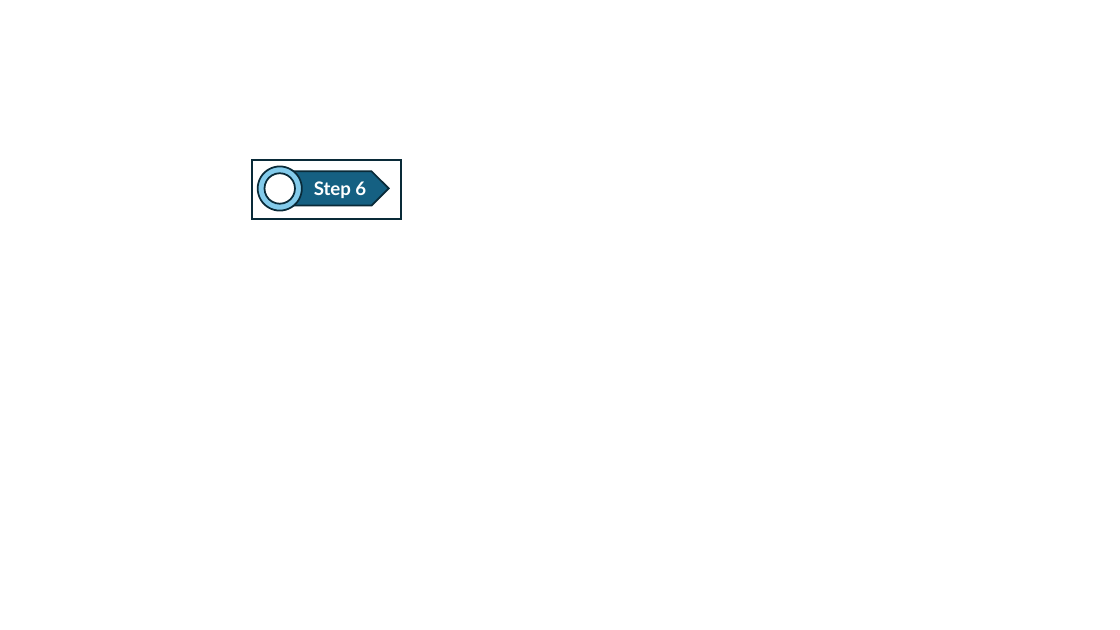
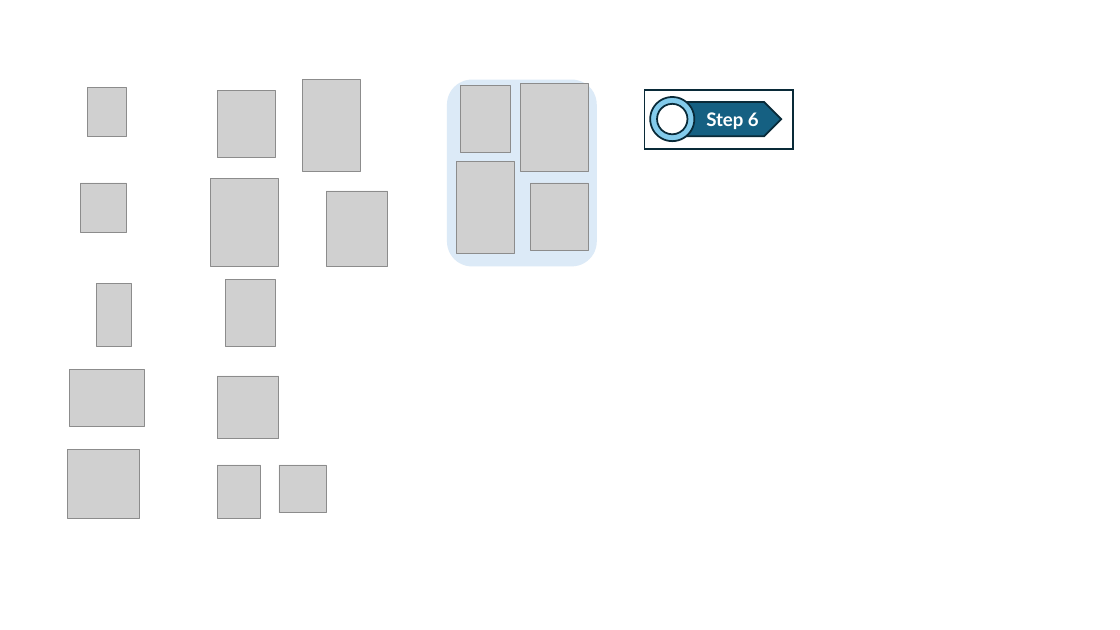
Before and after one commit to stevenies/apitool, a slide deck: slide 1 of src/main/webapp/images/images.pptx. Drawn at 1120x630 pixels with LibreOffice and Linux fonts; fonts in the diff are those of the drawing; grey boxes stand for pictures. Boxes give left, top, right and bottom in pixels: in the first picture for what was removed or moved away, otherwise in the second. Text is boxed around its words. In the diff, an @@ line names an element or a change of style, - is before the commit and + after.

```diff
--- a/src/main/webapp/images/images.pptx
+++ b/src/main/webapp/images/images.pptx
@@ picture added at (x1=87, y1=88, x2=127, y2=137) @@
@@ picture added at (x1=302, y1=80, x2=360, y2=171) @@
@@ rounded rectangle added at (x1=447, y1=80, x2=597, y2=266), fill #DCEAF7 @@
@@ picture added at (x1=460, y1=86, x2=510, y2=153) @@
@@ picture added at (x1=521, y1=84, x2=589, y2=171) @@
@@ picture added at (x1=218, y1=90, x2=276, y2=157) @@
@@ 2 ellipses, 1 text, 1 rectangle, 1 pentagon arrow moved together from (x1=252, y1=160, x2=401, y2=218) to (x1=644, y1=90, x2=793, y2=149) @@
@@ picture added at (x1=211, y1=179, x2=279, y2=267) @@
@@ picture added at (x1=456, y1=161, x2=514, y2=253) @@
@@ picture added at (x1=81, y1=183, x2=127, y2=232) @@
@@ picture added at (x1=326, y1=191, x2=387, y2=266) @@
@@ picture added at (x1=531, y1=183, x2=589, y2=250) @@
@@ picture added at (x1=97, y1=283, x2=131, y2=346) @@
@@ picture added at (x1=225, y1=280, x2=276, y2=347) @@
@@ picture added at (x1=70, y1=370, x2=145, y2=427) @@
@@ picture added at (x1=218, y1=376, x2=279, y2=439) @@
@@ picture added at (x1=67, y1=450, x2=139, y2=518) @@
@@ picture added at (x1=218, y1=465, x2=261, y2=518) @@
@@ picture added at (x1=279, y1=465, x2=326, y2=513) @@
```
Also in this commit, not shown: 1 slide added, 7 other files.
